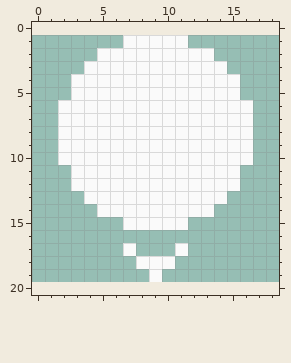
Pixel-art sprite, stored at Assets/GUI/Bubble2.png. The first picture shows the starting point.
The file is 76x76 pixels, drawn in blocks of 4x4; one block is one cell here. The old version is drawn lined up with the new one, on the new canvas.
And afterwards:
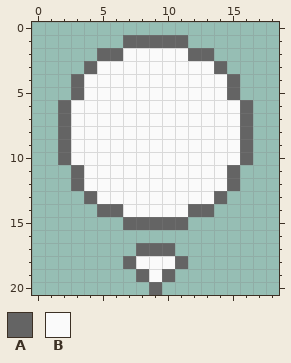
Palette (. is transparent): A #646464  B #fafafa
Change:
canvas 19x19 -> 19x21, the old top-left corner now at 0,1
y 1: x 7..11 BBBBB -> AAAAA
y 2: x 5..6 BB -> AA; x 12..13 BB -> AA
y 3: x 4 B -> A; x 14 B -> A
y 4..5: x 3 B -> A; x 15 B -> A
y 6..10: x 2 B -> A; x 16 B -> A
y 11..12: x 3 B -> A; x 15 B -> A
y 13: x 4 B -> A; x 14 B -> A
y 14: x 5..6 BB -> AA; x 12..13 BB -> AA
y 15: x 7..11 BBBBB -> AAAAA
y 17: x 7..11 B...B -> .AAA.
y 18: x 7 . -> A; x 11 . -> A
y 19: x 8 . -> A; x 10 . -> A
y 20: x 9 . -> A
Boxes around the changes in both pictures, in picture pixels (x1, y1, x2, y2):
changed: (58, 35, 253, 295)
